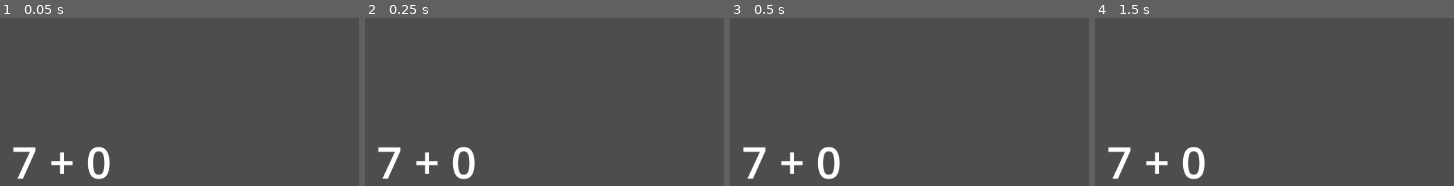
Above: before the commit, frames 1-4 (left to right).
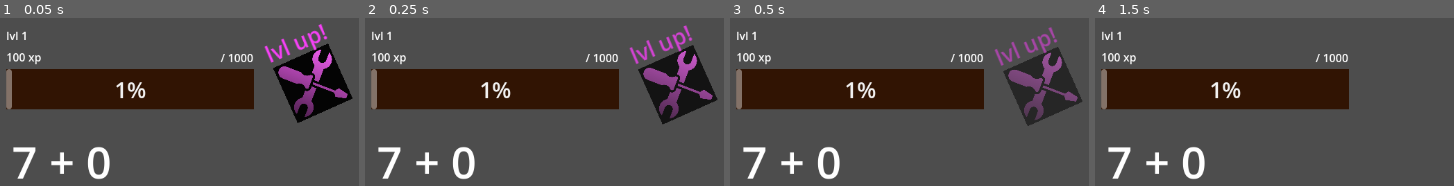
Above: after the commit, the same moments.

Repository: mark-chimes/mathcraft
Game: Godot game, scene res://game.tscn
The game is run twice, just before and just after one commit, with the same random seed, the same clock (stepped at 60 frames per second) and the same inputs.
Inputs:
- Up to frame 1 (0.05 s): no input
- Up to frame 2 (0.25 s): no input
- Up to frame 3 (0.5 s): no input
- Up to frame 4 (1.5 s): tap Enter at 1.25 s

The runs differ from the first frame. In frame 1, 24% of the frame differs, in the area x 1-99%, y 3-63%; in frame 2, 24%; in frame 3, 23%; in frame 4, 17%.

Commit message:
Level up

Diff:
--- a/game.tscn
+++ b/game.tscn
@@ -2,6 +2,11 @@
 
 [ext_resource type="Script" uid="uid://b3ucxibfne3j7" path="res://qna.gd" id="1_80nbo"]
 [ext_resource type="Script" uid="uid://c305g5sd2wivo" path="res://result_display.gd" id="2_feb5d"]
+[ext_resource type="Script" uid="uid://cktdpa8m7fbl1" path="res://xp.gd" id="3_feb5d"]
+[ext_resource type="PackedScene" uid="uid://cnqs03kwxkvan" path="res://levelupdisp.tscn" id="4_fc0e3"]
+
+[sub_resource type="StyleBoxFlat" id="StyleBoxFlat_fc0e3"]
+bg_color = Color(0.19215783, 0.07966017, 0.0143858725, 1)
 
 [node name="Game" type="Node2D" unique_id=1675520924]
 
@@ -23,5 +28,43 @@
 position = Vector2(915, 342)
 script = ExtResource("2_feb5d")
 
+[node name="XP" type="Node2D" parent="." unique_id=1855861851]
+position = Vector2(123, 34)
+script = ExtResource("3_feb5d")
+
+[node name="LevelLabel" type="Label" parent="XP" unique_id=870951989]
+offset_right = 40.0
+offset_bottom = 23.0
+text = "lvl 1"
+
+[node name="CurrentLabel" type="Label" parent="XP" unique_id=153089439]
+offset_top = 31.0
+offset_right = 126.0
+offset_bottom = 54.0
+text = "100 xp"
+
+[node name="TargetLabel" type="Label" parent="XP" unique_id=204815815]
+offset_left = 232.0
+offset_top = 32.0
+offset_right = 357.0
+offset_bottom = 55.0
+text = "/ 1000"
+horizontal_alignment = 2
+
+[node name="ProgressBar" type="ProgressBar" parent="XP" unique_id=1782928505]
+offset_top = 60.0
+offset_right = 357.0
+offset_bottom = 118.0
+theme_override_font_sizes/font_size = 32
+theme_override_styles/background = SubResource("StyleBoxFlat_fc0e3")
+max_value = 1.0
+value = 0.01
+
+[node name="LevelUpLoc" type="Node2D" parent="XP" unique_id=1339847606]
+position = Vector2(366, 19)
+
+[node name="Levelupdisp" parent="XP/LevelUpLoc" unique_id=1597561200 instance=ExtResource("4_fc0e3")]
+
+[connection signal="add_xp" from="Qna" to="XP" method="add_xp"]
 [connection signal="failure" from="Qna" to="ResultDisplay" method="display_failure"]
 [connection signal="success" from="Qna" to="ResultDisplay" method="display_success"]
--- /dev/null
+++ b/levelupdisp.gd
@@ -0,0 +1,13 @@
+extends Node2D
+
+
+var alpha_amount = 1.0
+
+func _process(delta):
+	alpha_amount = max(alpha_amount - delta, 0.0)
+	modulate.a = alpha_amount
+	position.y += delta*10
+
+
+	if alpha_amount == 0.0:
+		queue_free()
--- /dev/null
+++ b/levelupdisp.tscn
@@ -0,0 +1,22 @@
+[gd_scene format=3 uid="uid://cnqs03kwxkvan"]
+
+[ext_resource type="Script" uid="uid://c0jfs8a6nbs1v" path="res://levelupdisp.gd" id="1_8qvbm"]
+[ext_resource type="Texture2D" uid="uid://d4ksn268iq26c" path="res://assets/tinker.png" id="2_j68xt"]
+
+[node name="Levelupdisp" type="Node2D" unique_id=1597561200]
+script = ExtResource("1_8qvbm")
+
+[node name="Tinker" type="Sprite2D" parent="." unique_id=1131093446]
+modulate = Color(1, 0.38039216, 1, 1)
+position = Vector2(76.000015, 61)
+rotation = -0.4207157
+scale = Vector2(0.16992188, 0.16992188)
+texture = ExtResource("2_j68xt")
+
+[node name="Label" type="Label" parent="." unique_id=925920061]
+offset_right = 40.0
+offset_bottom = 23.0
+rotation = -0.40472054
+theme_override_colors/font_color = Color(1, 0.2509804, 1, 1)
+theme_override_font_sizes/font_size = 32
+text = "lvl up!"
--- a/qna.gd
+++ b/qna.gd
@@ -1,5 +1,6 @@
 extends Node2D
 signal success
+signal add_xp(xp)
 signal failure
 
 var correct_answer = -1
@@ -28,6 +29,7 @@
 
 	if num == correct_answer:
 		success.emit()
+		add_xp.emit(100)
 		show_old_quans(true)
 
 		generate_question()
--- /dev/null
+++ b/xp.gd
@@ -0,0 +1,27 @@
+extends Node2D
+
+var lvl = 1
+var xp = 100
+var next_level_xp = 1000
+@onready var LevelUpDisp = preload("res://levelupdisp.tscn")
+
+func add_xp(xp_to_add):
+	xp += xp_to_add
+	if xp >= next_level_xp:
+		level_up()
+	update_xp_display()
+
+func update_xp_display():
+	$LevelLabel.text = "lvl " + str(lvl)
+	$CurrentLabel.text = str(xp) + " xp"
+	$TargetLabel.text = "/ " + str(next_level_xp)
+	$ProgressBar.value = 1.0 * xp / next_level_xp
+
+func level_up():
+	var levelupdisp = LevelUpDisp.instantiate()
+	$LevelUpLoc.add_child(levelupdisp)
+
+	xp -= next_level_xp
+	lvl += 1
+	if xp >= next_level_xp:
+		level_up()
Not shown, added: levelupdisp.gd.uid
Not shown, added: xp.gd.uid
